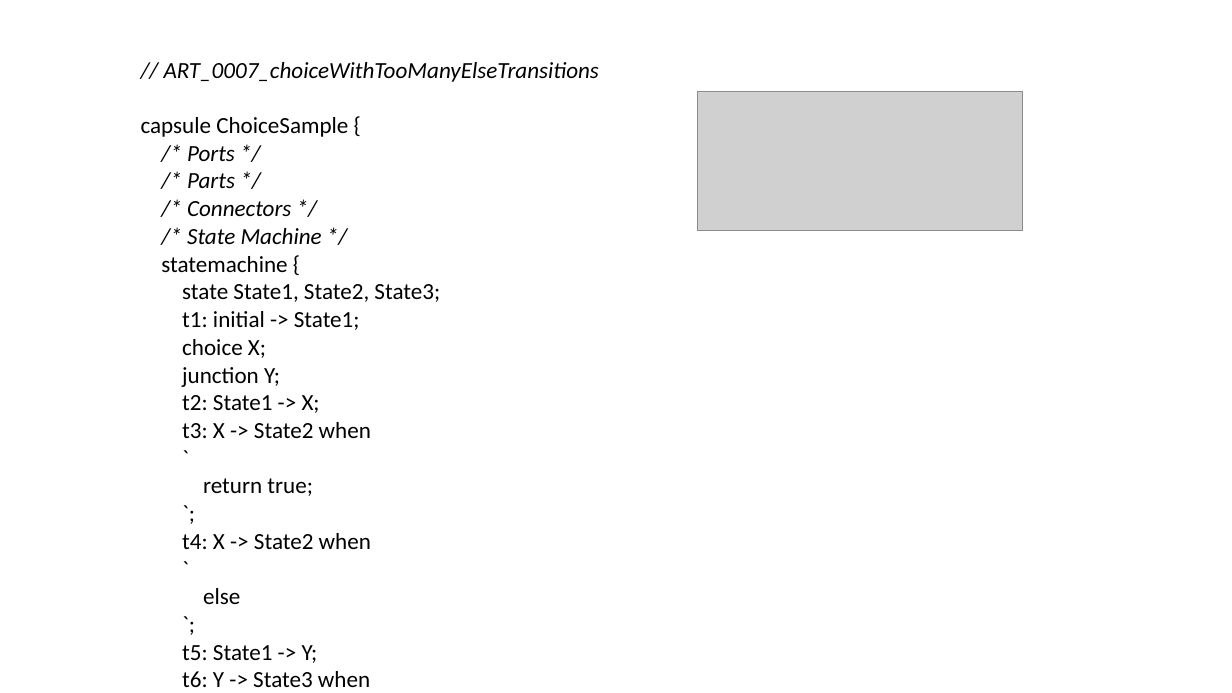
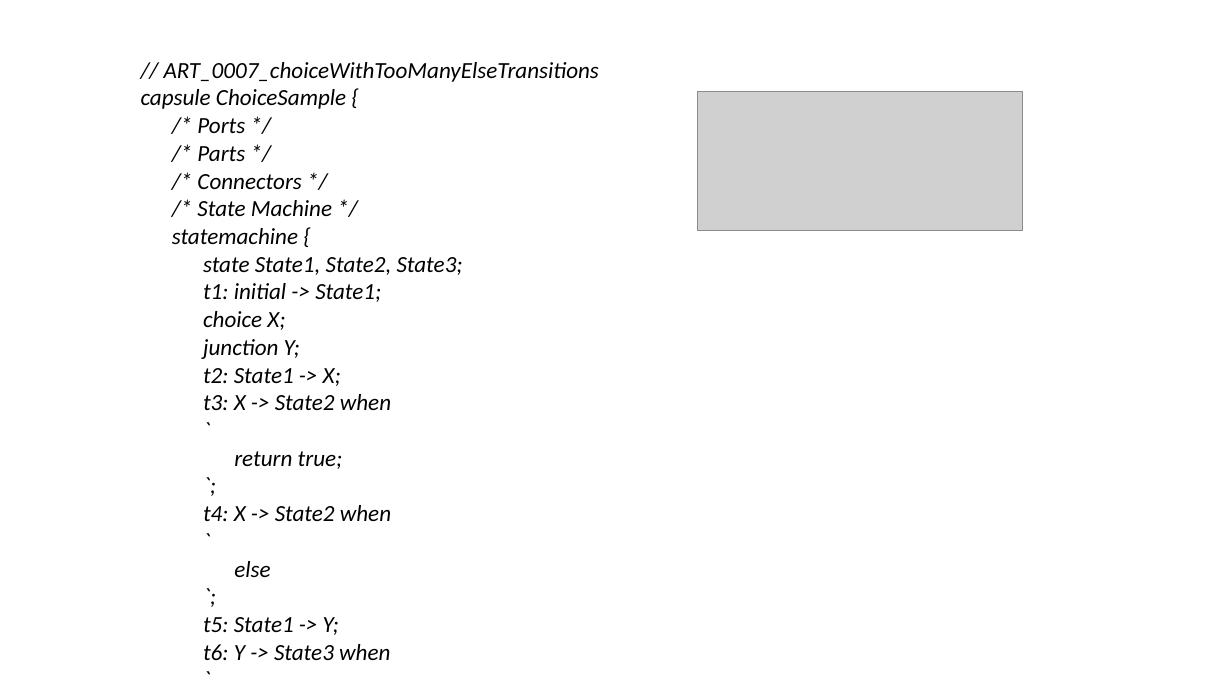
Before and after one commit to secure-dev-ops/code-realtime, a slide deck: slide 5 of illustrations.pptx. Drawn at 1232x693 pixels with LibreOffice and Linux fonts; fonts in the diff are those of the drawing; grey boxes stand for pictures. Boxes give left, top, right and bottom in pixels: in the first picture for what was removed or moved away, otherwise in the second. Text is boxed around its words. In the diff, an @@ line names an element or a change of style, - is before the commit and + after.

```diff
--- a/illustrations.pptx
+++ b/illustrations.pptx
@@ text at bbox=[141, 89, 463, 660]: italic on in "capsule ChoiceSample {", "statemachine {", "state State1, State2, State3;", "t1: initial -> State1;" and 22 more places @@
```
Also in this commit, not shown: 2 other slides changed, 14 other files.
